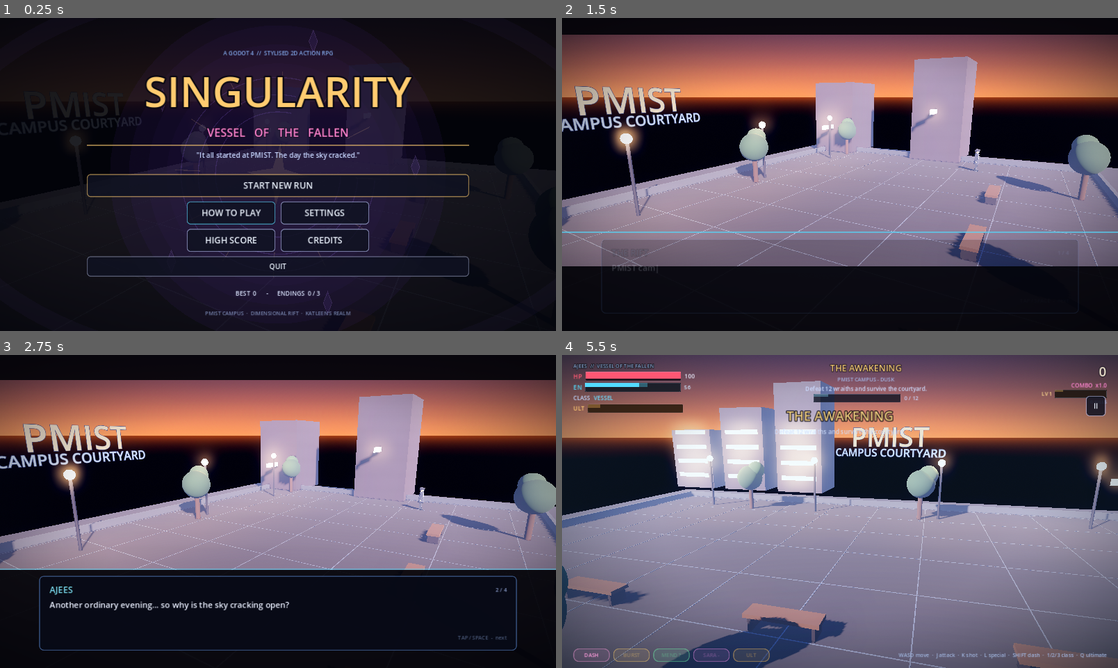
Above: before the commit, frames 1-4 (two rows, left to right).
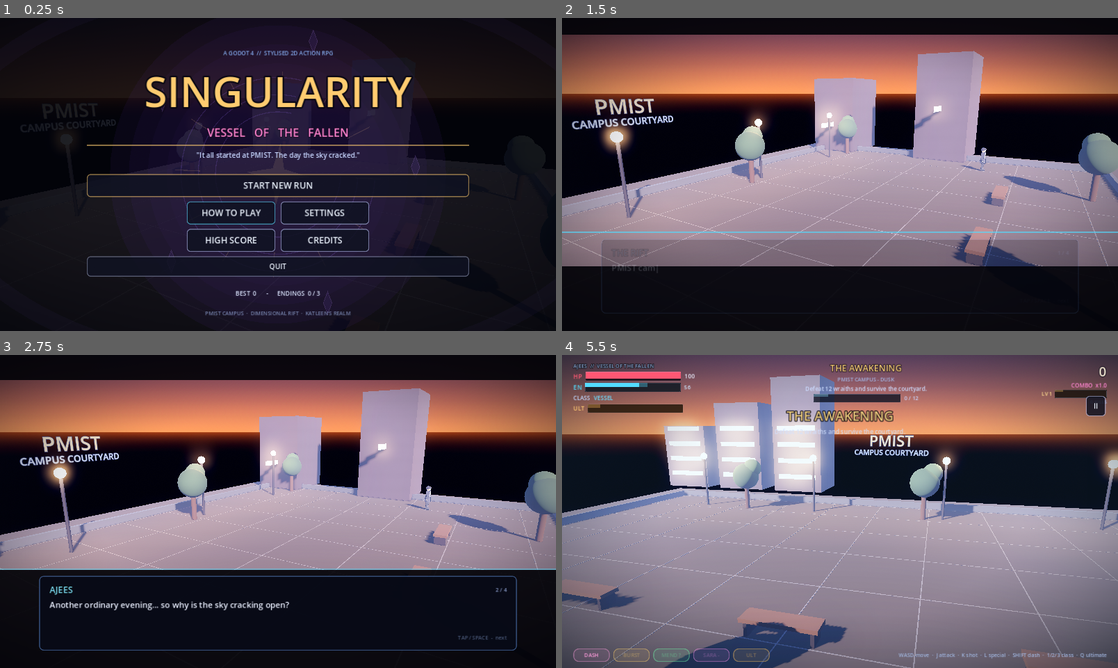
Above: after the commit, the same moments.

Repository: abdulkather82821-shadow/Singularity-Mobile-game
Game: Godot game, scene res://res/scenes/main.tscn
Same seed, same stepped clock (60 frames per second), same inputs: the game is played once before the commit and once after it. Sound files missing from this copy of the repository are replaced by a short silence.
Inputs (mouse positions are in pixels of both pictures, inside the frame that each line leads up to):
- Up to frame 1 (0.25 s): no input
- Up to frame 2 (1.5 s): click "START NEW RUN" at 0.5 s; click "BEGIN" at 1.25 s
- Up to frame 3 (2.75 s): tap Enter at 2 s; move the mouse to (400, 495) at 2.02 s; hold D (move_right) from 2.03 s (still down); hold J (attack) from 2.03 s (still down); click (400, 495) at 2.17 s; tap Space (jump) at 2.27 s
- Up to frame 4 (5.5 s): release D (move_right) at 2.75 s; release J (attack) at 2.75 s; drag from (728, 527) to (812, 574) at 2.77 s; move the mouse to (895, 442) at 3.52 s; hold D (move_right) 3.53-4.25 s; hold H (heal) 3.53-4.25 s; drag from (812, 574) to (673, 464) at 4.27 s; move the mouse to (1006, 558) at 5.02 s; hold A (move_left) from 5.03 s (still down); hold L (special) from 5.03 s (still down); tap Space (jump) at 5.27 s

The runs differ from the first frame. In frame 1, 0.2% of the frame differs, in the area x 8-26%, y 27-41%; in frame 2, 11%; in frame 3, 9.5%; in frame 4, 12%, in the area x 0-100%, y 6-100%.

Commit message:
feat(look): lower the camera to a proper third-person angle, add a rim fill, neutralise the ground, deterministic stills
Co-authored-by: arena-agent <297053741+arena-agent@users.noreply.github.com>

Diff:
--- a/res/scenes/main.tscn
+++ b/res/scenes/main.tscn
@@ -52,6 +52,12 @@
 shadow_enabled = true
 directional_shadow_max_distance = 60.0
 
+[node name="Rim" type="DirectionalLight3D" parent="."]
+rotation_degrees = Vector3(-14, 148, 0)
+light_color = Color(0.56, 0.7, 1, 1)
+light_energy = 0.45
+light_specular = 0.2
+
 [node name="Arena" parent="." instance=ExtResource("2_arena")]
 
 [node name="Gameplay" type="Node3D" parent="."]
--- a/res/scripts/game_config.gd
+++ b/res/scripts/game_config.gd
@@ -219,9 +219,9 @@
 const ARENA_HALF_Z: float = 13.0
 const GROUND_Y: float = 0.0
 
-const CAMERA_OFFSET: Vector3 = Vector3(0.0, 5.4, 10.6)
-const CAMERA_LOOK_HEIGHT: float = 1.75
-const CAMERA_FOV: float = 52.0
+const CAMERA_OFFSET: Vector3 = Vector3(0.0, 3.7, 11.4)
+const CAMERA_LOOK_HEIGHT: float = 1.55
+const CAMERA_FOV: float = 50.0
 const CAMERA_FOLLOW: float = 5.2
 
 const PLAYER_SPEED_3D: float = 6.6
--- a/res/scripts/main.gd
+++ b/res/scripts/main.gd
@@ -1458,8 +1458,14 @@
 	await get_tree().process_frame
 	get_tree().paused = false
 	state = "play"
+	player.position = Vector3(0.0, 0.0, 1.2)
+	player.facing = Vector3(0.0, 0.0, -1.0)
 	camera_rig.set_target(player)
 	camera_rig.snap_to_target()
+	print("SHOT player=%s rig_children=%d cam=%s" % [
+		str(player.global_position), player.rig.get_child_count(),
+		str(camera_rig.camera.global_position)
+	])
 	if mode == "boss":
 		boss_timer = -1.0
 		_spawn_boss()
--- a/res/scripts/world/arena.gd
+++ b/res/scripts/world/arena.gd
@@ -185,8 +185,8 @@
 
 # ------------------------------------------------------------------ stage 1
 func _build_campus() -> void:
-	_ground_plane(Vector3(48.0, 0.0, 34.0), Color(0.14, 0.15, 0.19), 0.96)
-	_grid_lines(Color(0.28, 0.34, 0.46), 4.0, 20.0, 13.0)
+	_ground_plane(Vector3(48.0, 0.0, 34.0), Color(0.18, 0.17, 0.165), 0.96)
+	_grid_lines(Color(0.34, 0.35, 0.4), 4.0, 20.0, 13.0)
 	_bounds(20.0, 13.0, Color(0.22, 0.26, 0.34))
 	_apply_environment(Color(0.16, 0.2, 0.38), Color(0.95, 0.55, 0.38), Color(0.62, 0.66, 0.85), 0.012)
 	if is_instance_valid(sun):
@@ -206,8 +206,8 @@
 		var height: float = 8.0 + float(i) * 2.0
 		_box(Vector3(6.0, height, 5.0), Vector3(22.0, height * 0.5, -12.0 + float(i) * 12.0), wall)
 		_box(Vector3(4.6, 0.5, 0.1), Vector3(18.9, 3.0 + float(i) * 2.0, -12.0 + float(i) * 12.0), window, Vector3.ZERO)
-	_label("PMIST", Vector3(0.0, 6.2, -18.2), 220, Color(1.0, 0.86, 0.62))
-	_label("CAMPUS COURTYARD", Vector3(0.0, 4.6, -18.2), 90, Color(0.72, 0.82, 1.0))
+	_label("PMIST", Vector3(0.0, 5.5, -18.2), 120, Color(1.0, 0.86, 0.62))
+	_label("CAMPUS COURTYARD", Vector3(0.0, 4.35, -18.2), 58, Color(0.78, 0.85, 1.0))
 	# lamp posts with warm pools of light
 	for i in 4:
 		var x: float = -15.0 + float(i) * 10.0
Not shown, changed: tools/validate_project.py
